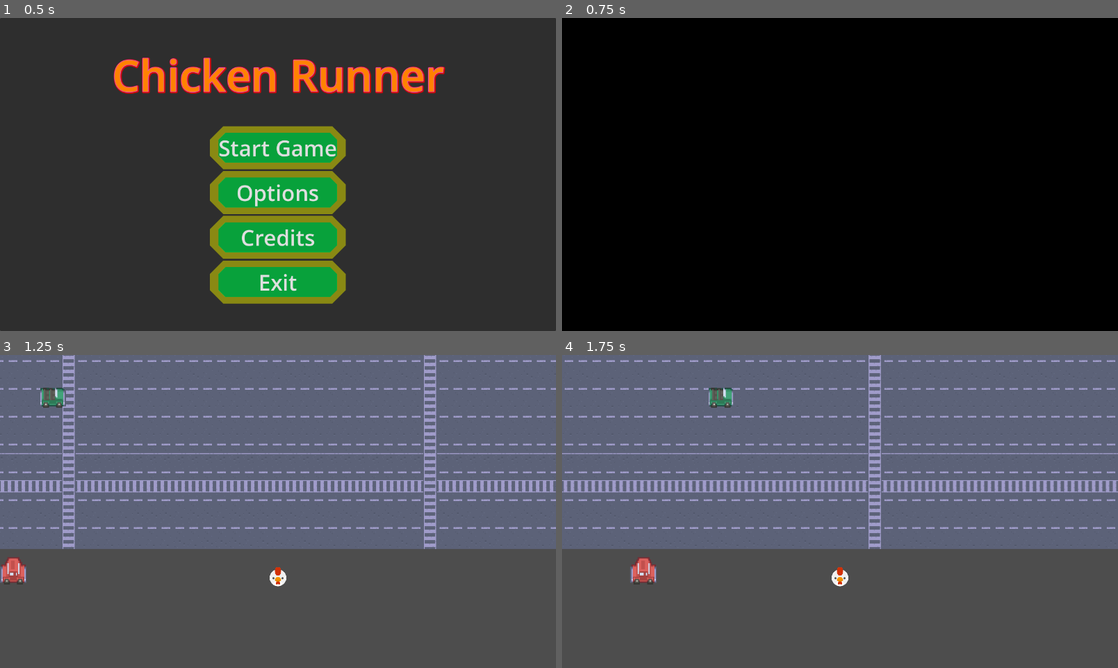
Above: before the commit, frames 1-4 (two rows, left to right).
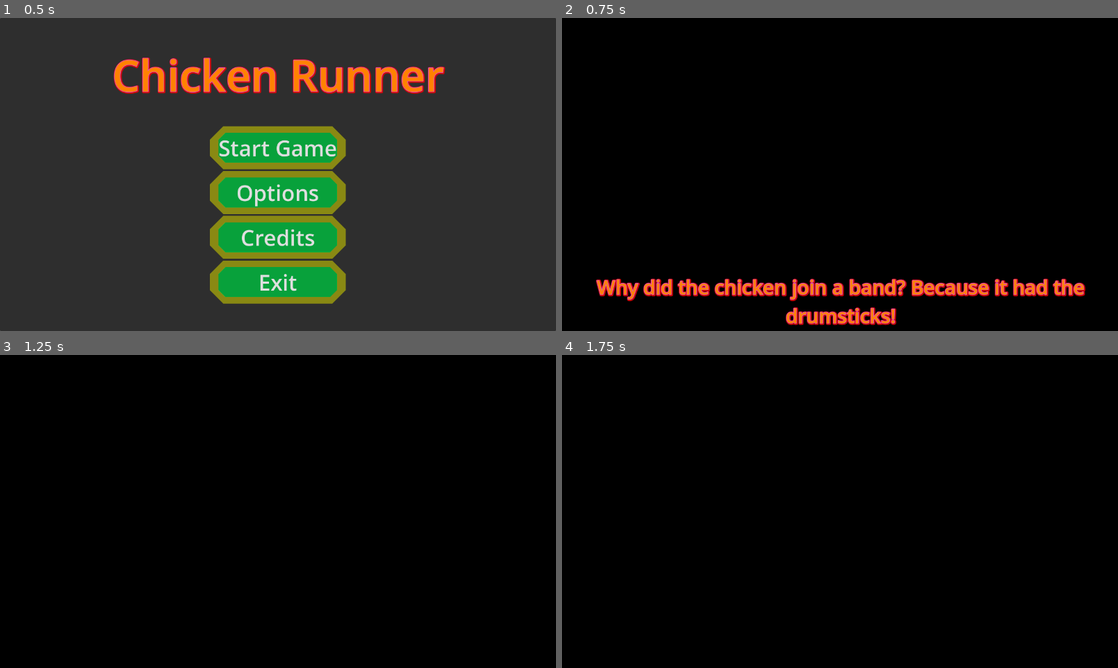
Above: after the commit, the same moments.

Repository: Tomohawk35/ChickenRunner
Game: Godot game, scene res://main_scenes/main_menu/main_menu.tscn
The game is run twice, just before and just after one commit, with the same random seed, the same clock (stepped at 60 frames per second) and the same inputs.
Inputs:
- Up to frame 1 (0.5 s): no input
- Up to frame 2 (0.75 s): click "Start Game" at 0.5 s
- Up to frame 3 (1.25 s): no input
- Up to frame 4 (1.75 s): hold D (right) from 1.28 s (still down)

Frame 1 is identical in both runs. In frame 2, 4.4% of the frame differs, in the area x 6-95%, y 83-99%; in frame 3, 100%, in the area x 0-100%, y 0-100%; in frame 4, 100%.

Commit message:
Jokes addition
Added chicken jokes in the transitions. Also removed all the dead code.

Diff:
--- a/chicken-runner/Autoload/game_manager.gd
+++ b/chicken-runner/Autoload/game_manager.gd
@@ -5,12 +5,22 @@
 
 enum GameState { MAIN_MENU, PLAYING, GAME_OVER }
 
-const FADE_DURATION : float = 0.2
+const FADE_DURATION : float = 0.6
 const LAST_LEVEL : int = 1
+
+@onready var joke: Label = $CanvasLayer/joke
 
 var current_level : int = 0
 var heat_level : float = 0.0
-
+var jokes: Array[String] = [
+	# Dad chicken jokes
+	"Why did the chicken join a band? Because it had the drumsticks!",
+	"What do you call a chicken that crosses the road, rolls in the mud, and crosses back? A dirty double-crosser!",
+	"Why don't chickens wear pants? Because their peckers are on their faces!",
+	# Chicken facts
+	"Did you know? Chickens can remember over 100 different faces! They're smarter than you think.",
+	"Fun fact: A chicken's heart beats 300-400 times per minute - faster than a hummingbird!"
+]
 #var _current_state: GameState
 var _game_scenes : Dictionary[String, String] = {
 	"main_menu": "uid://ccghfwhfqeydf",
@@ -28,7 +38,7 @@
 	#if OS.is_debug_build():
 		#change_scene("level_01")
 	#Hit.connect(_on_hit)
-	pass
+	joke.hide()
 
 func _fade_out() -> Tween:
 	var tween : Tween = create_tween()
@@ -42,8 +52,6 @@
 	tween.set_trans(Tween.TRANS_LINEAR).set_ease(Tween.EASE_IN)
 	return tween
 
-#func _on_hit() -> void:
-	#_current_state = GameState.GAME_OVER
 
 func _load_scene_resource(path: Variant) -> Resource:
 	if path is PackedScene:
@@ -53,11 +61,15 @@
 func change_scene(scene: String) -> void:
 	if !_game_scenes.has(scene):
 		return
+	joke.text = jokes.pick_random()
+	joke.show()
+
 	await _fade_out().finished
 	_current_scene.queue_free()
 	var next_scene : PackedScene = _load_scene_resource(_game_scenes[scene])
 	_current_scene = next_scene.instantiate()
 	_root.add_child(_current_scene)
+	joke.hide()
 	await _fade_in().finished
 
 func new_game() -> void:
--- a/chicken-runner/Autoload/game_manager.tscn
+++ b/chicken-runner/Autoload/game_manager.tscn
@@ -1,6 +1,14 @@
 [gd_scene format=3 uid="uid://ca5oy0v1raa6w"]
 
-[ext_resource type="Script" uid="uid://cjv6rbo04veej" path="res://autoload/game_manager.gd" id="1_1shkg"]
+[ext_resource type="Script" uid="uid://cjv6rbo04veej" path="res://Autoload/game_manager.gd" id="1_1shkg"]
+
+[sub_resource type="LabelSettings" id="LabelSettings_1shkg"]
+font_size = 45
+font_color = Color(1, 0.50980395, 0, 1)
+outline_size = 5
+outline_color = Color(0.86960465, 0.3289683, 0.77553135, 1)
+shadow_size = 13
+shadow_color = Color(1, 0, 0, 0.7764706)
 
 [node name="GameManager" type="Node" unique_id=997689895]
 script = ExtResource("1_1shkg")
@@ -16,3 +24,18 @@
 grow_vertical = 2
 mouse_filter = 2
 color = Color(0, 0, 0, 0)
+
+[node name="joke" type="Label" parent="CanvasLayer" unique_id=2097424450]
+custom_minimum_size = Vector2(100, 100)
+anchors_preset = -1
+anchor_left = 0.0171875
+anchor_top = 0.80972224
+anchor_right = 0.98515624
+anchor_bottom = 1.0
+grow_horizontal = 2
+grow_vertical = 0
+label_settings = SubResource("LabelSettings_1shkg")
+horizontal_alignment = 1
+vertical_alignment = 1
+autowrap_mode = 2
+metadata/_edit_use_anchors_ = true
--- a/chicken-runner/Cars/cars.gd
+++ b/chicken-runner/Cars/cars.gd
@@ -4,45 +4,21 @@
 @export var speed : float = 300.0
 
 var direction : Vector2 = Vector2.RIGHT
-var has_entered_screen : bool = false
 
 @onready var sprite: Sprite2D = $Sprite2D
 
-func _ready() -> void:
-	$Area2D.body_entered.connect(_on_area_2d_body_entered)
-
 func _process(_delta: float) -> void:
-	if global_position.x > 4000 or global_position.x < -200:
+	if global_position.x > 2000 or global_position.x < -200:
 		queue_free()
-	pass
 
 func _physics_process(_delta: float) -> void:
 	velocity = direction.normalized() * speed
-
 	move_and_slide()
-
 
 func set_direction(new_direction: Vector2):
 	direction = new_direction
-
 	if sprite:
 		sprite.flip_h = (direction == Vector2.LEFT)
 
-
 func set_speed(new_speed: float):
 	speed = new_speed
-
-
-#func _on_visible_on_screen_notifier_2d_screen_entered() -> void:
-	#has_entered_screen = true
-#
-#
-#func _on_visible_on_screen_notifier_2d_screen_exited() -> void:
-	#if has_entered_screen:
-		#queue_free()
-
-
-func _on_area_2d_body_entered(body: Node2D) -> void:
-	if body is Chicken:
-		print("I hit the chicken!")
-		GameManager.Hit.emit()
--- a/chicken-runner/Cars/greencar.tscn
+++ b/chicken-runner/Cars/greencar.tscn
@@ -12,10 +12,3 @@
 
 [node name="VisibleOnScreenNotifier2D" parent="." index="2" unique_id=1906449151]
 visible = false
-
-[node name="Area2D" parent="." index="3" unique_id=1792964746]
-visible = false
-
-[node name="Hitbox" parent="Area2D" index="0" unique_id=253140855]
-visible = false
-position = Vector2(0, 2.9802322e-08)
--- a/chicken-runner/Cars/redcar.tscn
+++ b/chicken-runner/Cars/redcar.tscn
@@ -4,10 +4,7 @@
 [ext_resource type="Texture2D" uid="uid://bijvrkem5egfv" path="res://assets/kenney_rpg-urban-pack/Tilemap/tilemap_packed.png" id="2_rh13a"]
 
 [sub_resource type="RectangleShape2D" id="RectangleShape2D_c78a1"]
-size = Vector2(16, 17.5)
-
-[sub_resource type="RectangleShape2D" id="RectangleShape2D_ouvh5"]
-size = Vector2(20, 21)
+size = Vector2(21.428583, 20.714294)
 
 [node name="redcar" type="CharacterBody2D" unique_id=1423788077]
 scale = Vector2(1.4, 1.4)
@@ -20,19 +17,7 @@
 region_rect = Rect2(244.89536, 264.2903, 21.90915, 24.226501)
 
 [node name="CollisionShape2D" type="CollisionShape2D" parent="." unique_id=1623007393]
-position = Vector2(0, 0.75)
+position = Vector2(-5.108969e-07, 1.0714277)
+scale = Vector2(0.9999994, 0.9999994)
 shape = SubResource("RectangleShape2D_c78a1")
 debug_color = Color(0.9679639, 0, 0.47395974, 0.41960785)
-
-[node name="VisibleOnScreenNotifier2D" type="VisibleOnScreenNotifier2D" parent="." unique_id=1906449151]
-rect = Rect2(-11, -10, 22, 22)
-
-[node name="Area2D" type="Area2D" parent="." unique_id=1792964746]
-
-[node name="Hitbox" type="CollisionShape2D" parent="Area2D" unique_id=253140855]
-position = Vector2(0, 0.5)
-shape = SubResource("RectangleShape2D_ouvh5")
-debug_color = Color(0, 0.63136774, 0.46623993, 0.41960785)
-
-[connection signal="screen_entered" from="VisibleOnScreenNotifier2D" to="." method="_on_visible_on_screen_notifier_2d_screen_entered"]
-[connection signal="screen_exited" from="VisibleOnScreenNotifier2D" to="." method="_on_visible_on_screen_notifier_2d_screen_exited"]
--- a/chicken-runner/Cars/yellowcar.tscn
+++ b/chicken-runner/Cars/yellowcar.tscn
@@ -1,6 +1,6 @@
 [gd_scene format=3 uid="uid://ccfgae2dvkr73"]
 
-[ext_resource type="PackedScene" uid="uid://c1w7ji2vf5rug" path="res://cars/redcar.tscn" id="1_u3ys1"]
+[ext_resource type="PackedScene" uid="uid://c1w7ji2vf5rug" path="res://Cars/redcar.tscn" id="1_u3ys1"]
 
 [node name="yellowcar" unique_id=1423788077 instance=ExtResource("1_u3ys1")]
 
--- a/chicken-runner/level_1/completion_zone.gd
+++ b/chicken-runner/level_1/completion_zone.gd
@@ -1,9 +1,10 @@
 extends Area2D
 class_name CompletionZone
 
-func _ready() -> void:
-	area_entered.connect(_on_area_entered)
+#Not required as Monitoring is off.
+#func _ready() -> void:
+	#area_entered.connect(_on_area_entered)
 
-func _on_area_entered(body: Node2D) -> void:
-	if body is Chicken:
-		print("Chicken reached Completion Zone")
+#func _on_area_entered(body: Node2D) -> void:
+	#if body is Chicken:
+		#print("Chicken reached Completion Zone")
--- a/chicken-runner/level_1/lane.gd
+++ b/chicken-runner/level_1/lane.gd
@@ -14,33 +14,8 @@
 	_proximity_check = proximity_check
 	_speed_randomness = speed_randomness
 	while true:
-		if can_spawn():
-			spawn_car()
+		spawn_car()
 		await get_tree().create_timer(spawn_delay + randf_range(-1.0, 1.0)).timeout
-
-func can_spawn() -> bool:
-	#for obj in _object_pool:
-		#if abs(obj.global_position.y - global_position.y) < 10.0:
-			#var dx = obj.global_position.x - global_position.x
-			#var dist = abs(dx)
-			#if dist < _proximity_check:
-				#if move_right and dx > 0:
-					#return false
-				#if not move_right and dx < 0:
-					#return false
-	return true
-
-	#for child in get_children():
-		#if child is CharacterBody2D:
-			#if abs(child.global_position.y - spawn_pos.y) < 10.0:
-				#var dx = child.global_position.x - spawn_pos.x
-				#var dist = abs(dx)
-				#if dist < proximity_check:
-					#if lane.move_right and dx > 0:
-						#return false
-					#if not lane.move_right and dx < 0:
-						#return false
-	#return true
 
 
 func spawn_car() -> void:
--- a/chicken-runner/level_1/level_1.tscn
+++ b/chicken-runner/level_1/level_1.tscn
@@ -1,7 +1,7 @@
 [gd_scene format=4 uid="uid://bvj4u3smrfbcr"]
 
 [ext_resource type="Texture2D" uid="uid://cy4e6p2tab38e" path="res://assets/kenney_rpg-urban-pack/Tilemap/tilemap.png" id="1_eef11"]
-[ext_resource type="PackedScene" uid="uid://dyfc3e0yrrdkp" path="res://chicken/chicken.tscn" id="2_kw4bk"]
+[ext_resource type="PackedScene" uid="uid://dyfc3e0yrrdkp" path="res://chicken/Chicken.tscn" id="2_kw4bk"]
 [ext_resource type="PackedScene" uid="uid://btfy4nhytiw0l" path="res://level_1/spawner.tscn" id="3_u1mx0"]
 [ext_resource type="PackedScene" uid="uid://b3q2rxnjpunna" path="res://level_1/lane.tscn" id="4_u1mx0"]
 [ext_resource type="PackedScene" uid="uid://dfneucp8uygcq" path="res://level_1/completion_zone.tscn" id="6_u1mx0"]
@@ -572,4 +572,3 @@
 debug_color = Color(0.09949931, 0.63286144, 0.41357645, 0.41960785)
 
 [node name="PlayerHud" parent="." unique_id=1992921905 instance=ExtResource("7_kwhby")]
-visible = false
--- a/chicken-runner/level_1/spawner.gd
+++ b/chicken-runner/level_1/spawner.gd
@@ -14,22 +14,14 @@
 
 @export var spawnable_objects : MovingObjects = MovingObjects.CARS
 @export var speed_randomness: float = 25.0
-@export var proximity_check: float = 400.0
 
-var lanes: Array[Node2D]
+var lanes: Array[SpawnLane]
 
 func _ready() -> void:
 	randomize()
 
 	_compile_lanes()
 	_start_lanes()
-
-	#if lanes.is_empty():
-		#printerr("No lanes assigned!")
-		#return
-#
-	#for i in range(lanes.size()):
-		#start_lane(i)
 
 func _compile_lanes() -> void:
 	lanes.clear()
@@ -41,71 +33,3 @@
 	var object_scenes : Array[PackedScene] = []
 	for s in SPAWN_OBJECTS[spawnable_objects]:
 		object_scenes.append(load(s) as PackedScene)
-	for lane in lanes:
-		lane.start_loop(object_scenes, proximity_check, speed_randomness)
-		#_begin_loop(
-		pass
-
-#func start_lane(lane_index: int) -> void:
-	#lane_loop(lane_index)
-#
-#
-#func lane_loop(lane_index: int) -> void: # TODO: Can probably remove the game state
-	#var lane = lanes[lane_index]
-#
-	#while true:
-		#if GameManager._current_state == GameManager.GameState.PLAYING \
-				#and can_spawn(lane):
-			#spawn_car(lane)
-		#await get_tree().create_timer(lane.spawn_delay).timeout
-		#if GameManager._current_state == GameManager.GameState.GAME_OVER:
-			#return
-#
-#
-#func can_spawn(lane: SpawnLane) -> bool:
-	#var spawn_pos = lane.global_position
-	#for child in get_children():
-		#if child is CharacterBody2D:
-			#if abs(child.global_position.y - spawn_pos.y) < 10.0:
-				#var dx = child.global_position.x - spawn_pos.x
-				#var dist = abs(dx)
-				#if dist < proximity_check:
-					#if lane.move_right and dx > 0:
-						#return false
-					#if not lane.move_right and dx < 0:
-						#return false
-	#return true
-#
-#
-#func spawn_car(lane: Node2D) -> void:
-	#var car_scene = CAR_TYPES.pick_random()
-#
-	#if car_scene == null:
-		#return
-#
-	#var car = car_scene.instantiate()
-#
-	#if car == null:
-		#return
-#
-	#add_child(car)
-#
-	#car.global_position = lane.global_position
-#
-	## Direction
-	#var dir = Vector2.RIGHT
-#
-	#if !lane.move_right:
-		#dir = Vector2.LEFT
-#
-	#car.set_direction(dir)
-#
-	## Speed
-	#var final_speed = lane.lane_speed
-#
-	#final_speed += randf_range(
-		#-speed_randomness,
-		#speed_randomness
-	#)
-#
-	#car.set_speed(final_speed)
--- a/chicken-runner/main_scenes/player_hud/heat_distortion/heat_distortion.gd
+++ b/chicken-runner/main_scenes/player_hud/heat_distortion/heat_distortion.gd
@@ -14,27 +14,6 @@
 	GameManager.heat_changed.connect(_on_heat_changed)
 
 
-#func _physics_process(delta: float) -> void:
-	##if GameManager._current_state == GameManager.GameState.GAME_OVER:
-	#if not shader_paused:
-		#texture_rect.material.set_shader_parameter(&"speed", 0.0)
-		#shader_paused = true
-	##return
-	#
-	## Increase speed every 2 seconds
-	#if !max_speed_reached:
-		#elapsed_time += delta
-		#
-		#if elapsed_time >= 2.0:
-			#if speed < 30:
-				#speed += 5.0
-			#else:
-				#max_speed_reached = true
-			#
-			#elapsed_time = 0.0
-#
-	##position.y -= speed * delta
-
 func _initialize_heat_distortion() -> void:
 	gradient_texture = texture as GradientTexture2D
 	_point_1_color = gradient_texture.gradient.get_color(0)
@@ -43,6 +22,5 @@
 	gradient_texture.gradient.set_color(1, Color(_point_2_color.r, _point_2_color.g, _point_2_color.b, 0))
 
 func _on_heat_changed(value: float) -> void:
-	#var heat_rating : float = lerpf(0, 0.55, value / 100)
 	gradient_texture.gradient.set_color(0, Color(_point_1_color.r, _point_1_color.g, _point_1_color.b, lerpf(0, 0.35, value / 100)))
 	gradient_texture.gradient.set_color(1, Color(_point_2_color.r, _point_2_color.g, _point_2_color.b, lerpf(0, 0.55, value / 100)))
--- a/chicken-runner/main_scenes/player_hud/player_hud.tscn
+++ b/chicken-runner/main_scenes/player_hud/player_hud.tscn
@@ -42,3 +42,4 @@
 [node name="LevelLabel" type="Label" parent="PanelContainer/MarginContainer" unique_id=1038726977]
 unique_name_in_owner = true
 layout_mode = 2
+text = "Level 1"
Not shown: 2 places in chicken-runner/main_scenes/main_menu/main_menu.tscn that only renumber resources
